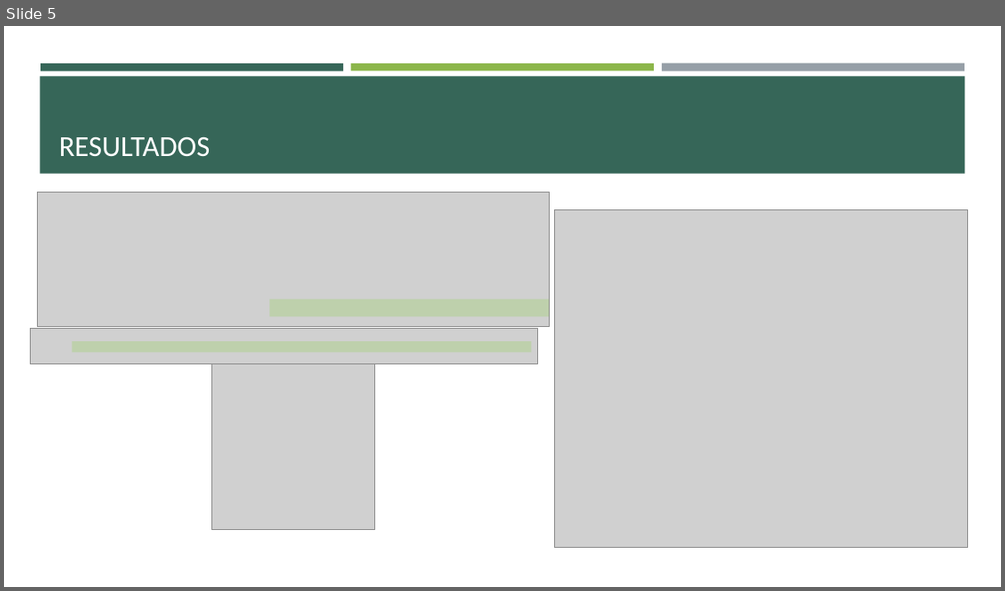
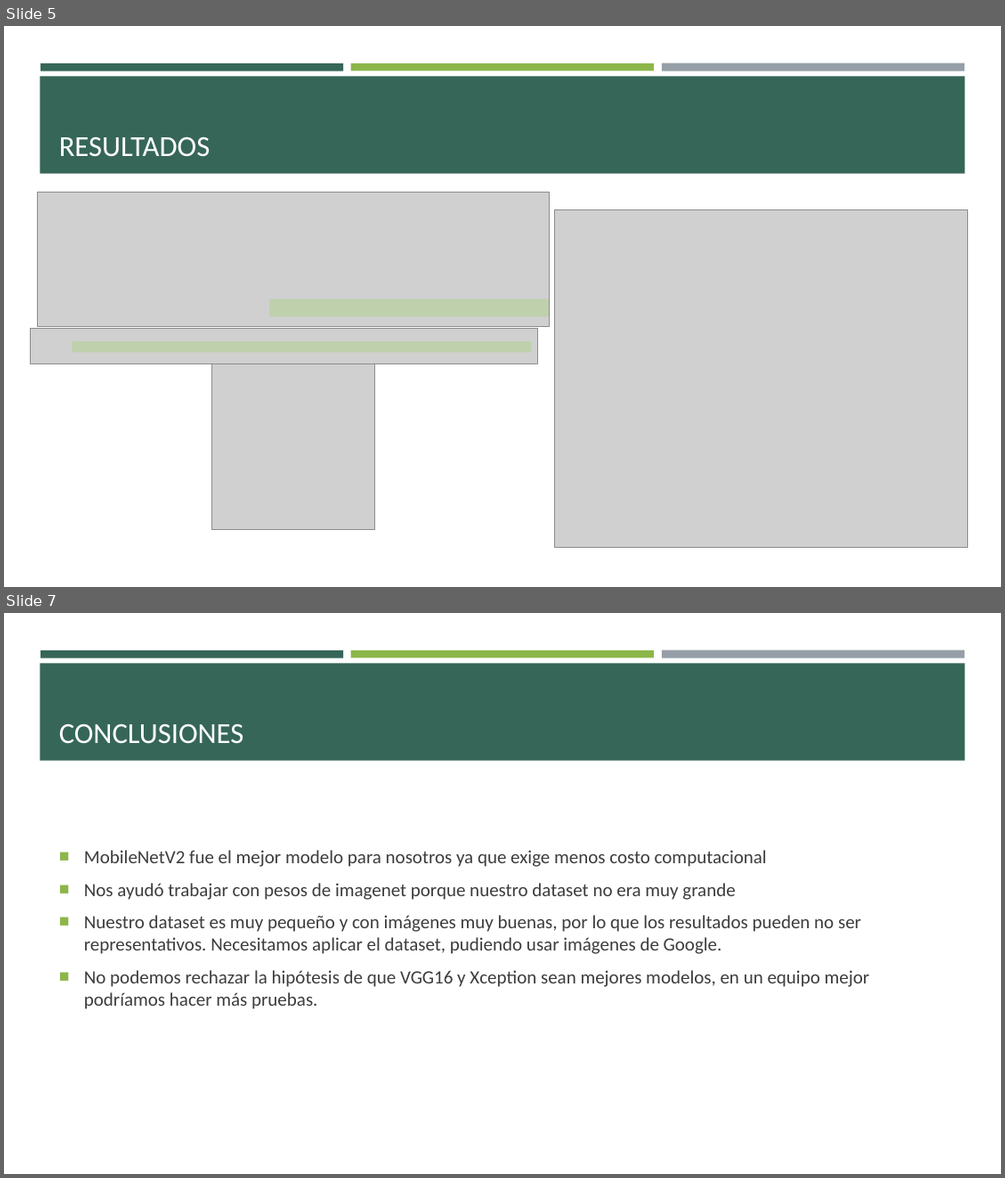
Before and after one commit to ErickaBermudez/spider-classification, a slide deck: docs/02 Final Project Presentation.pptx. Shown one above the other, each under a label of ours: slide 5 before the commit, slides 5 and 7 after it; the slides between them are not shown. The pictures are 1005x591 and 1005x1178 pixels, drawn with LibreOffice and Linux fonts; fonts in the diff are those of the drawing; grey boxes stand for pictures. Boxes give left, top, right and bottom in pixels: in the first picture for what was removed or moved away, otherwise in the second. Text is boxed around its words. In the diff, an @@ line names an element or a change of style, - is before the commit and + after.

```diff
--- a/docs/02 Final Project Presentation.pptx
+++ b/docs/02 Final Project Presentation.pptx
@@ slide 7 added at [4, 613, 1001, 1174], background #FFFFFF; not listed: 4 template elements that a slide beside it also shows @@
@@ title added at [59, 724, 244, 743], 28 pt, text #FFFFFF @@
+CONCLUSIONES
@@ text added at [84, 850, 870, 1009], 18 pt, text #3D3D3D @@
+■ MobileNetV2 fue el mejor modelo para nosotros ya que exige menos costo computacional
+■ Nos ayudó trabajar con pesos de imagenet porque nuestro dataset no era muy grande
+■ Nuestro dataset es muy pequeño y con imágenes muy buenas, por lo que los resultados pueden no ser representativos. Necesitamos aplicar el dataset, pudiendo usar imágenes de Google.
+■ No podemos rechazar la hipótesis de que VGG16 y Xception sean mejores modelos, en un equipo mejor podríamos hacer más pruebas.
```
Also in this commit, not shown: 2 slides changed, 3 other slides added, 3 slides removed, 2 other files.
